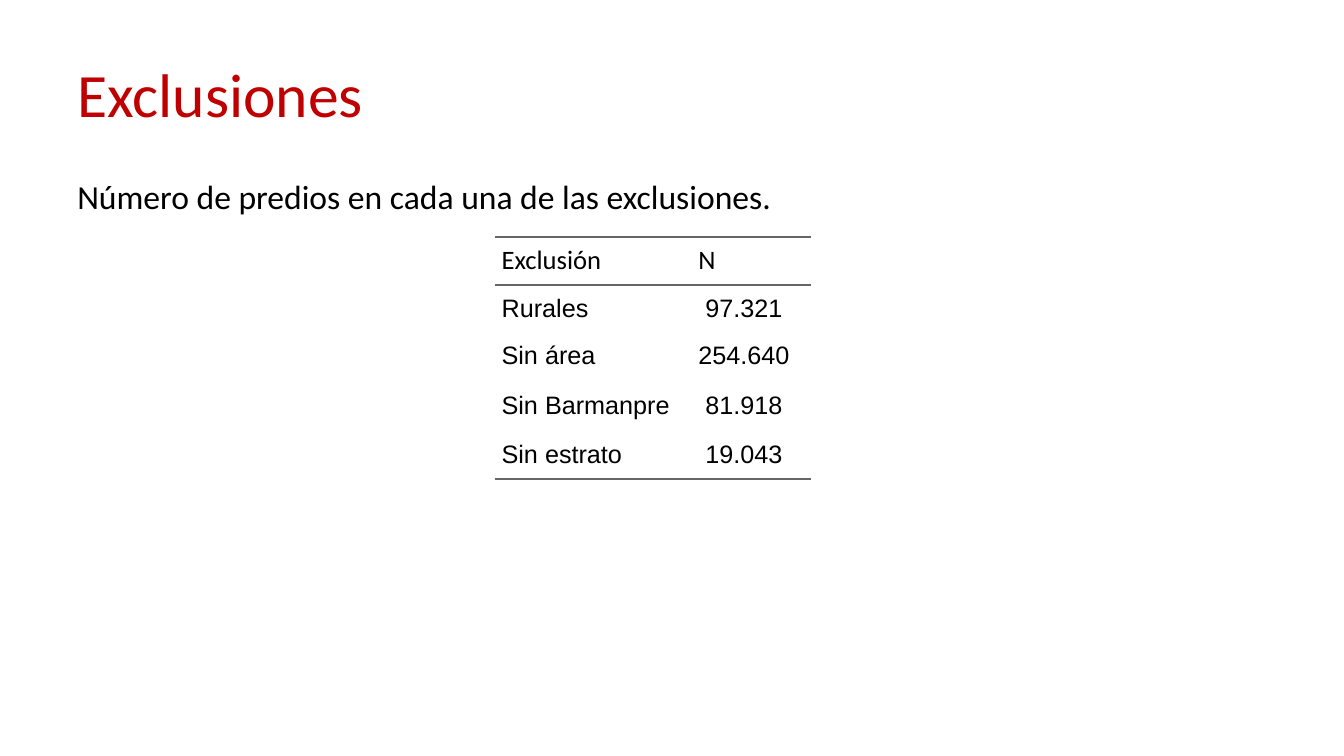
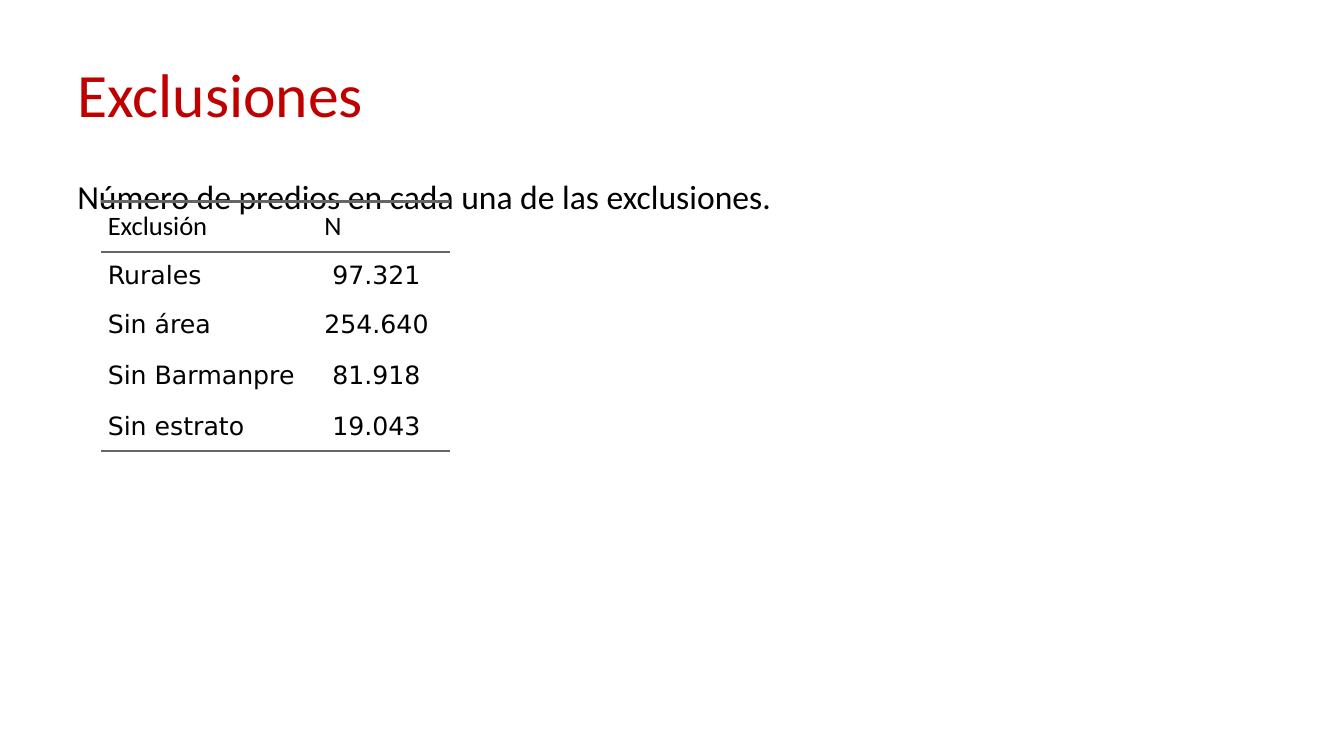
Before and after one commit to caavellanedag/210422_ESTUDIO_TASA_RENTA, a slide deck: slide 11 of reports/PRESENTACION_ESTUDIO_TASA_RENTA.pptx. Drawn at 1344x756 pixels with LibreOffice and Linux fonts; fonts in the diff are those of the drawing; background and template pictures are left out. Boxes give left, top, right and bottom in pixels: in the first picture for what was removed or moved away, otherwise in the second. Text is boxed around its words. In the diff, an @@ line names an element or a change of style, - is before the commit and + after.

```diff
--- a/reports/PRESENTACION_ESTUDIO_TASA_RENTA.pptx
+++ b/reports/PRESENTACION_ESTUDIO_TASA_RENTA.pptx
@@ table at box(101, 202, 451, 756) @@
@@ font Arial to DejaVu Sans in "Rurales", "97.321", "Sin área", "254.640" and 4 more places @@
@@ borders changed @@
@@ table: place and size @@
-table at box(495, 237, 812, 479)
+table at box(101, 202, 451, 756)
```
Also in this commit, not shown: 6 other slides changed, 9 other files.
